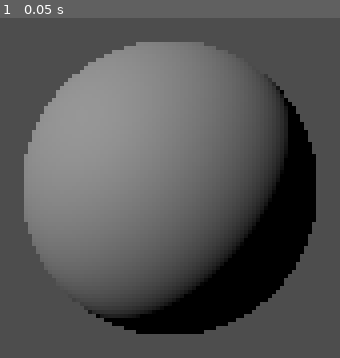
Above: before the commit, frame 1.
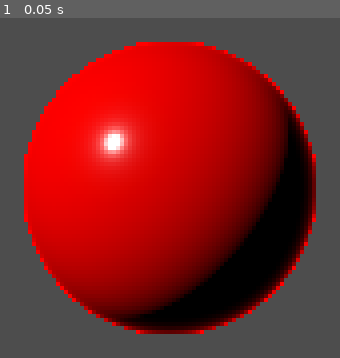
Above: after the commit, the same moment.

Repository: RaspberryProgramming/GodotPortfolio
Game: Godot game, scene res://Balloon Popper/BaloonPopper.tscn
The game is run twice, just before and just after one commit, with the same random seed, the same clock (stepped at 60 frames per second) and the same inputs.
Inputs:
- Up to frame 1 (0.05 s): no input

The runs differ from the first frame. In frame 1, 51% of the frame differs, in the area x 7-93%, y 7-93%.

Commit message:
Baloon Popper - Lesson 5
Add code to detect click on balloon

Diff:
--- /dev/null
+++ b/Courses/Godot 4 Mini-Projects/Balloon Popper/Balloon.gd
@@ -0,0 +1,11 @@
+extends Area3D
+
+var clicks_to_pop : int = 3
+var size_increase : float = 0.2
+var score_to_give : int = 1
+
+
+
+func _on_input_event(camera: Node, event: InputEvent, position: Vector3, normal: Vector3, shape_idx: int):
+  if event is InputEventMouseButton and event.button_index == MOUSE_BUTTON_LEFT and event.pressed:
+    print("Increase Size")
--- /dev/null
+++ b/Courses/Godot 4 Mini-Projects/Balloon Popper/Balloon.tres
@@ -0,0 +1,7 @@
+[gd_resource type="StandardMaterial3D" format=3 uid="uid://chu8cxw7bg3p2"]
+
+[resource]
+albedo_color = Color(1, 0.0235294, 0, 1)
+roughness = 0.17
+rim_enabled = true
+rim_tint = 0.41
--- a/Courses/Godot 4 Mini-Projects/Balloon Popper/BaloonPopper.tscn
+++ b/Courses/Godot 4 Mini-Projects/Balloon Popper/BaloonPopper.tscn
@@ -1,4 +1,7 @@
-[gd_scene load_steps=3 format=3 uid="uid://c5o2wycwkfdln"]
+[gd_scene load_steps=5 format=3 uid="uid://c5o2wycwkfdln"]
+
+[ext_resource type="Material" uid="uid://chu8cxw7bg3p2" path="res://Balloon Popper/Balloon.tres" id="1_g35fd"]
+[ext_resource type="Script" path="res://Balloon Popper/Balloon.gd" id="1_x2lxi"]
 
 [sub_resource type="SphereMesh" id="SphereMesh_ifjd7"]
 
@@ -7,8 +10,10 @@
 [node name="Main" type="Node3D"]
 
 [node name="Balloon" type="Area3D" parent="."]
+script = ExtResource("1_x2lxi")
 
 [node name="Model" type="MeshInstance3D" parent="Balloon"]
+material_override = ExtResource("1_g35fd")
 mesh = SubResource("SphereMesh_ifjd7")
 
 [node name="CollisionShape3D" type="CollisionShape3D" parent="Balloon"]
@@ -19,3 +24,5 @@
 
 [node name="DirectionalLight3D" type="DirectionalLight3D" parent="."]
 transform = Transform3D(0.58263, 0.500924, -0.640013, -0.148293, 0.839781, 0.522281, 0.799094, -0.209387, 0.563565, -4.66126, 1.87067, 1.74819)
+
+[connection signal="input_event" from="Balloon" to="Balloon" method="_on_input_event"]
--- a/Courses/Godot 4 Mini-Projects/project.godot
+++ b/Courses/Godot 4 Mini-Projects/project.godot
@@ -14,3 +14,7 @@
 run/main_scene="res://Balloon Popper/BaloonPopper.tscn"
 config/features=PackedStringArray("4.1", "Forward Plus")
 config/icon="res://icon.svg"
+
+[dotnet]
+
+project/assembly_name="Godot 4 Mini-projects"
